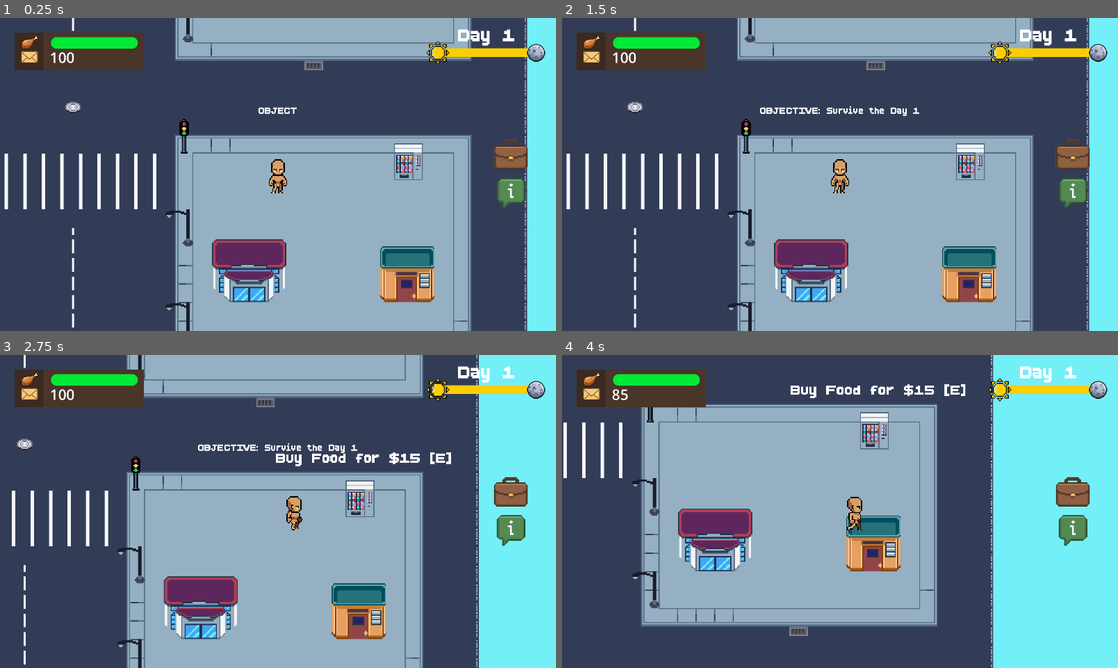
Above: before the commit, frames 1-4 (two rows, left to right).
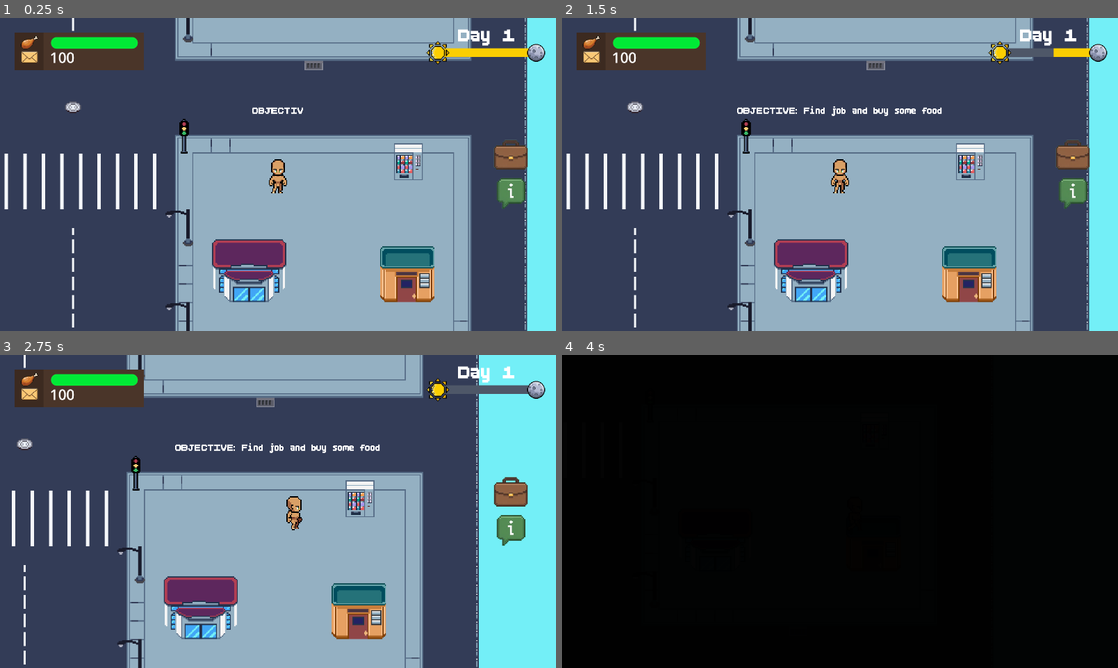
Above: after the commit, the same moments.

Repository: hoaxnt/envelhope-beta
Game: Godot game, scene res://Scenes/chapters/chapter_2.tscn
Same seed, same stepped clock (60 frames per second), same inputs: the game is played once before the commit and once after it. This scene is started directly instead of the project's main scene. Sound files missing from this copy of the repository are replaced by a short silence.
Inputs (mouse positions are in pixels of both pictures, inside the frame that each line leads up to):
- Up to frame 1 (0.25 s): no input
- Up to frame 2 (1.5 s): click (1073, 155) at 0.5 s; click (1073, 193) at 1.25 s
- Up to frame 3 (2.75 s): move the mouse to (400, 495) at 2.02 s; hold Right (ui_right) from 2.03 s (still down); hold Space (action) from 2.03 s (still down); click (400, 495) at 2.17 s
- Up to frame 4 (4 s): move the mouse to (728, 527) at 2.77 s; release Right (ui_right) at 2.78 s; release Space (action) at 2.78 s; hold Down (ui_down) 2.78-3.53 s; tap E (interact) at 2.85 s; move the mouse to (895, 442) at 3.52 s; hold Right (ui_right) from 3.53 s (still down); hold Q (show_objective) from 3.53 s (still down)

The runs differ from the first frame. In frame 1, less than 0.1% of the frame differs, in the area x 45-55%, y 28-31%; in frame 2, 0.7%; in frame 3, 1.4%; in frame 4, 100%, in the area x 0-100%, y 0-100%.
Error after the commit: Parse Error: Expected ":" after "if" condition. (res://Scripts/city_elements/food_machine.gd:11)

Commit message:
fix: day logic

Diff:
--- a/Scenes/chapters/chapter_2.tscn
+++ b/Scenes/chapters/chapter_2.tscn
@@ -30,6 +30,14 @@
 [sub_resource type="SegmentShape2D" id="SegmentShape2D_3veq7"]
 a = Vector2(1231, 128)
 b = Vector2(1228, 743)
+
+[sub_resource type="SegmentShape2D" id="SegmentShape2D_nj00i"]
+a = Vector2(1399, 129)
+b = Vector2(1404, 740)
+
+[sub_resource type="SegmentShape2D" id="SegmentShape2D_5g32p"]
+a = Vector2(1229, 129)
+b = Vector2(1400, 131)
 
 [node name="Chapter2" type="Node2D"]
 script = ExtResource("1_3ilha")
@@ -95,3 +103,9 @@
 
 [node name="CollisionShape2D5" type="CollisionShape2D" parent="StaticBody2D"]
 shape = SubResource("SegmentShape2D_3veq7")
+
+[node name="CollisionShape2D6" type="CollisionShape2D" parent="StaticBody2D"]
+shape = SubResource("SegmentShape2D_nj00i")
+
+[node name="CollisionShape2D7" type="CollisionShape2D" parent="StaticBody2D"]
+shape = SubResource("SegmentShape2D_5g32p")
--- a/Scenes/city_elements/food_machine.tscn
+++ b/Scenes/city_elements/food_machine.tscn
@@ -5,7 +5,7 @@
 [ext_resource type="FontFile" uid="uid://brajnm0fevmq0" path="res://assets/fonts/BoldPixels.ttf" id="3_6rmwk"]
 
 [sub_resource type="CircleShape2D" id="CircleShape2D_cf2n5"]
-radius = 90.005554
+radius = 154.05194
 
 [node name="FoodMachine" type="Area2D"]
 script = ExtResource("1_uvvmb")
--- a/Scripts/autoloads/game_data.gd
+++ b/Scripts/autoloads/game_data.gd
@@ -53,7 +53,7 @@
 	"diver_objective": "completed",#fortest
 	"list_of_objectives": {
 		"gather_woods": "OBJECTIVE: Gather 15 woods and give it to Diver",
-		"survive_day_1": "OBJECTIVE: Survive the Day 1",
+		"survive_day_1": "OBJECTIVE: Find job and buy some food",
 		"survive_day_2": "OBJECTIVE: Survive the Day 2",
 		"survive_day_3": "OBJECTIVE: Survive the Day 3",
 		"survive_day_4": "OBJECTIVE: Survive the Day 4",
--- a/Scripts/city_elements/food_machine.gd
+++ b/Scripts/city_elements/food_machine.gd
@@ -7,6 +7,8 @@
 	if body.is_in_group("player"):
 		is_player_near_the_machine = true
 		$Label.show()
+
+		if PLAYER_DATA[""]
 
 func _on_body_exited(body: Node2D) -> void:
 	if body.is_in_group("player"):
--- a/Scripts/city_elements/junk_diving_minigame.gd
+++ b/Scripts/city_elements/junk_diving_minigame.gd
@@ -17,5 +17,3 @@
 	if event.is_action_pressed("interact") and is_player_near:
 		Hud.hide()
 		Transition.transition_to_scene("res://scenes/minigames/island/pearl_diving.tscn")
-
-#		TASK: Day 4 Last Chase, Ending Story,PEARL diving Logic Hunger Logic, Hospital Scene
--- a/Scripts/hud/day_panel.gd
+++ b/Scripts/hud/day_panel.gd
@@ -27,7 +27,7 @@
 
 
 
-	day_target_value += 1.0 #fortest
+	day_target_value += 100.0 #fortest
 	day_target_value = clamp(day_target_value, 0.0, day_progress_bar.max_value)
 
 	print(day_target_value)
Not shown: 1 places in Scenes/chapters/chapter_2.tscn that only renumber resources
